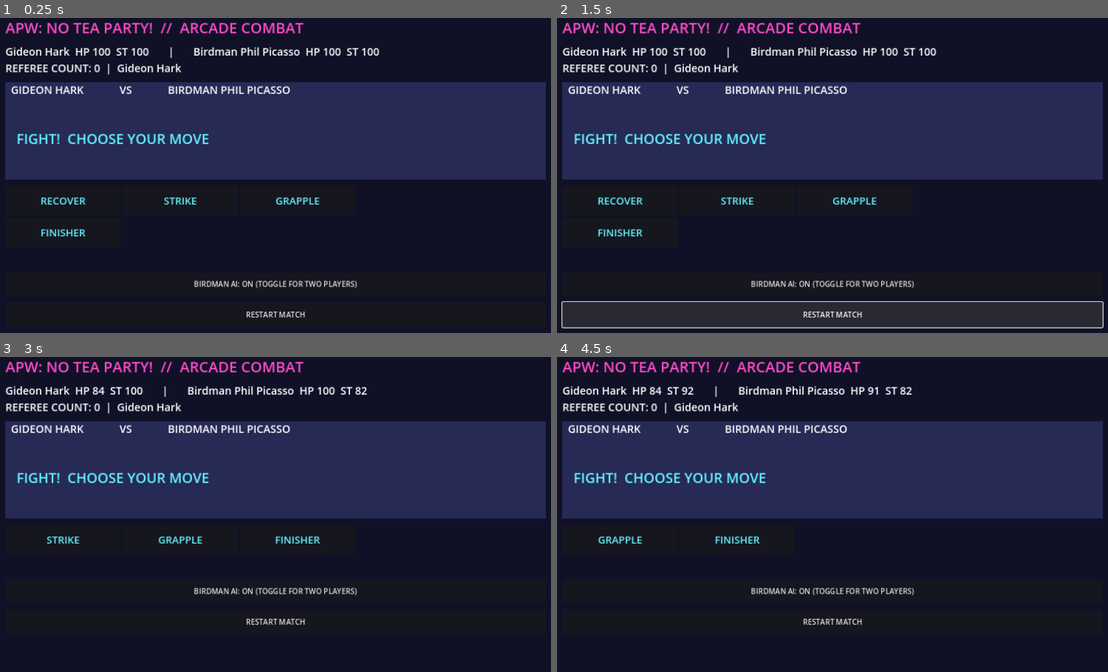
Above: before the commit, frames 1-4 (two rows, left to right).
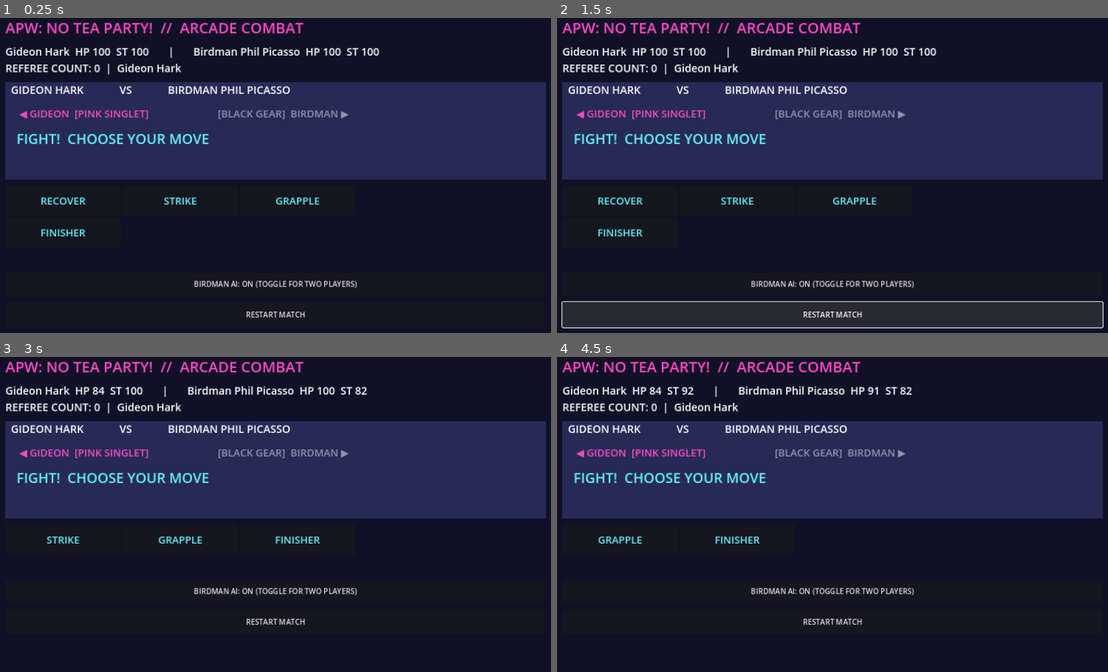
Above: after the commit, the same moments.

Repository: Cardinalrampolla/APW-NO-TEA-PARTY
Game: Godot game, scene res://combat_arcade.tscn
Two runs of this game, one before a commit and one after it. Both use one fixed random seed, a clock stepped at 60 frames per second and the inputs below. This scene is started directly instead of the project's main scene.
Inputs:
- Up to frame 1 (0.25 s): no input
- Up to frame 2 (1.5 s): click "RESTART MATCH" at 0.5 s; click "RESTART MATCH" at 1.25 s
- Up to frame 3 (3 s): click "RESTART MATCH" at 2 s; click "RECOVER" at 2.75 s
- Up to frame 4 (4.5 s): click "RESTART MATCH" at 3.5 s; click "STRIKE" at 4.25 s

The runs differ from the first frame. In frame 1, 0.7% of the frame differs, in the area x 3-64%, y 29-33%; in frame 2, 0.7%; in frame 3, 0.7%; in frame 4, 0.7%.
Error before the commit: Attempted to free a locked object (calling or emitting). (res://combat_arcade.gd:114)
Error after the commit: Attempted to free a locked object (calling or emitting). (res://combat_arcade.gd:130)

Commit message:
Add distinct Gideon and Birdman ring placeholders and pin positioning

Diff:
--- a/combat_arcade.gd
+++ b/combat_arcade.gd
@@ -14,6 +14,9 @@
 var ring_label: Label
 var impact_label: Label
 var last_action_count := 0
+var gideon_marker: Label
+var birdman_marker: Label
+var ring_canvas: ColorRect
 
 func _ready() -> void:
     set_anchors_and_offsets_preset(Control.PRESET_FULL_RECT)
@@ -39,6 +42,7 @@
     layout.add_child(status_label)
     var ring := ColorRect.new()
     ring.color = Color("#262a55")
+    ring_canvas = ring
     ring.custom_minimum_size = Vector2(0, 210)
     layout.add_child(ring)
     ring_label = Label.new()
@@ -50,6 +54,18 @@
     impact_label.add_theme_font_size_override("font_size", 30)
     impact_label.add_theme_color_override("font_color", Color("#65f4ff"))
     ring.add_child(impact_label)
+    gideon_marker = Label.new()
+    gideon_marker.text = "◀ GIDEON  [PINK SINGLET]"
+    gideon_marker.position = Vector2(30, 52)
+    gideon_marker.add_theme_font_size_override("font_size", 22)
+    gideon_marker.add_theme_color_override("font_color", Color("#ff4ac8"))
+    ring.add_child(gideon_marker)
+    birdman_marker = Label.new()
+    birdman_marker.text = "[BLACK GEAR]  BIRDMAN ▶"
+    birdman_marker.position = Vector2(460, 52)
+    birdman_marker.add_theme_font_size_override("font_size", 22)
+    birdman_marker.add_theme_color_override("font_color", Color("#f3e5ff"))
+    ring.add_child(birdman_marker)
     actions = GridContainer.new()
     actions.columns = 3
     layout.add_child(actions)
@@ -130,6 +146,14 @@
         impact_label.text = game.log.back().to_upper()
     else:
         impact_label.text = "FIGHT!  CHOOSE YOUR MOVE"
+    gideon_marker.modulate.a = 1.0 if game.current_turn == 0 else 0.55
+    birdman_marker.modulate.a = 1.0 if game.current_turn == 1 else 0.55
+    if game.pin_target != -1:
+        gideon_marker.position.y = 77 if game.pin_target == 0 else 52
+        birdman_marker.position.y = 77 if game.pin_target == 1 else 52
+    else:
+        gideon_marker.position.y = 52
+        birdman_marker.position.y = 52
     if game.log.size() != last_action_count:
         last_action_count = game.log.size()
         impact_label.modulate.a = 0.35
